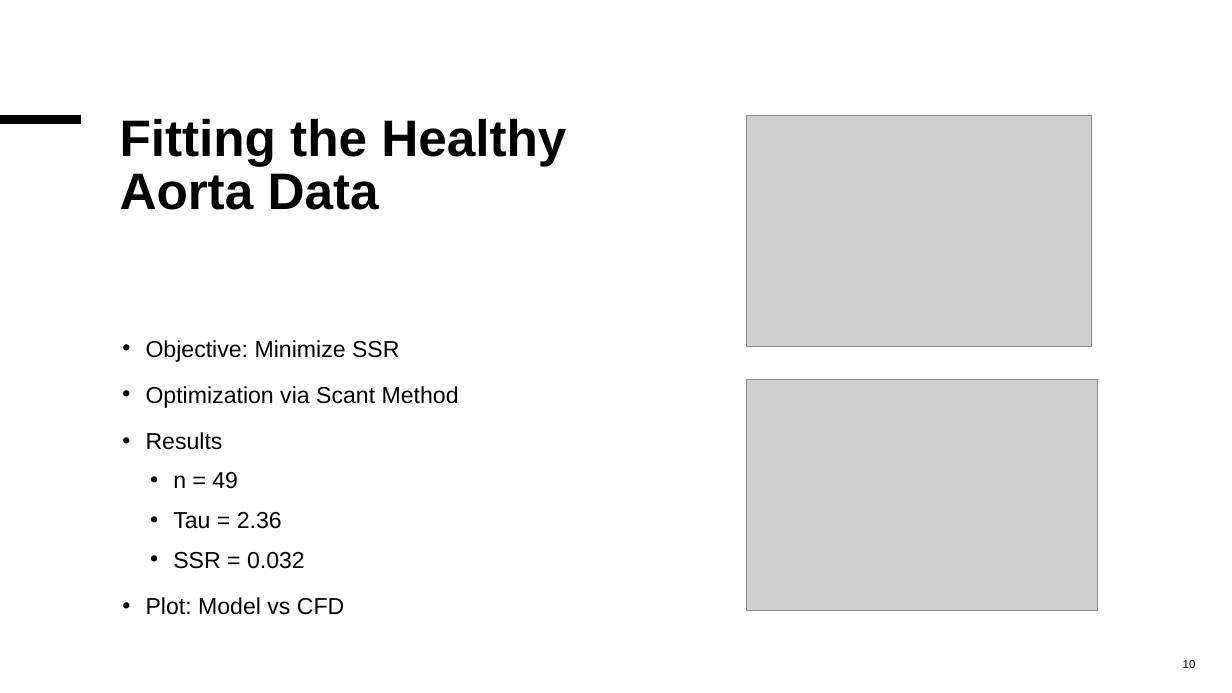
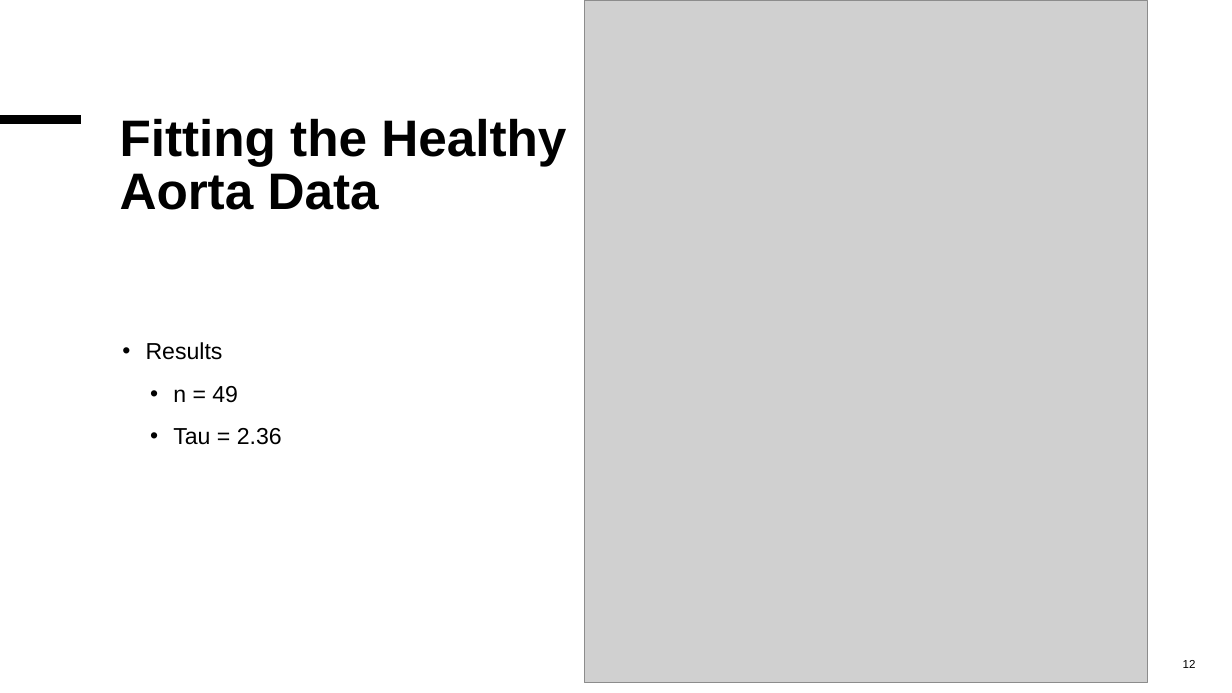
Before and after one commit to MalleBallen/Torgrim-og-Malvin-Gruppeprosjekt, a slide deck: slide 12 of project3/Project 3 Shaken (not stirred).pptx (slide 10 before the commit). Drawn at 1232x693 pixels with LibreOffice and Linux fonts; fonts in the diff are those of the drawing; grey boxes stand for pictures. Boxes give left, top, right and bottom in pixels: in the first picture for what was removed or moved away, otherwise in the second. Text is boxed around its words. In the diff, an @@ line names an element or a change of style, - is before the commit and + after.

```diff
--- a/project3/Project 3 Shaken (not stirred).pptx
+++ b/project3/Project 3 Shaken (not stirred).pptx
@@ picture added at [584,0,1148,683] @@
@@ picture removed at [747,116,1092,347] @@
@@ text "Results" at [146,342,282,445]: line spacing 1.2 to 1.3 @@
@@ text at [146,340,459,408]: paragraphs removed @@
-• Objective: Minimize SSR
-• Optimization via Scant Method
@@ picture removed at [747,380,1098,611] @@
@@ text at [146,552,344,615]: paragraphs removed @@
-  • SSR = 0.032
-• Plot: Model vs CFD
@@ page number at [1183,660,1196,668]: text changed @@
-10
+12
```
Also in this commit, not shown: 10 other slides changed, 4 slides added.
